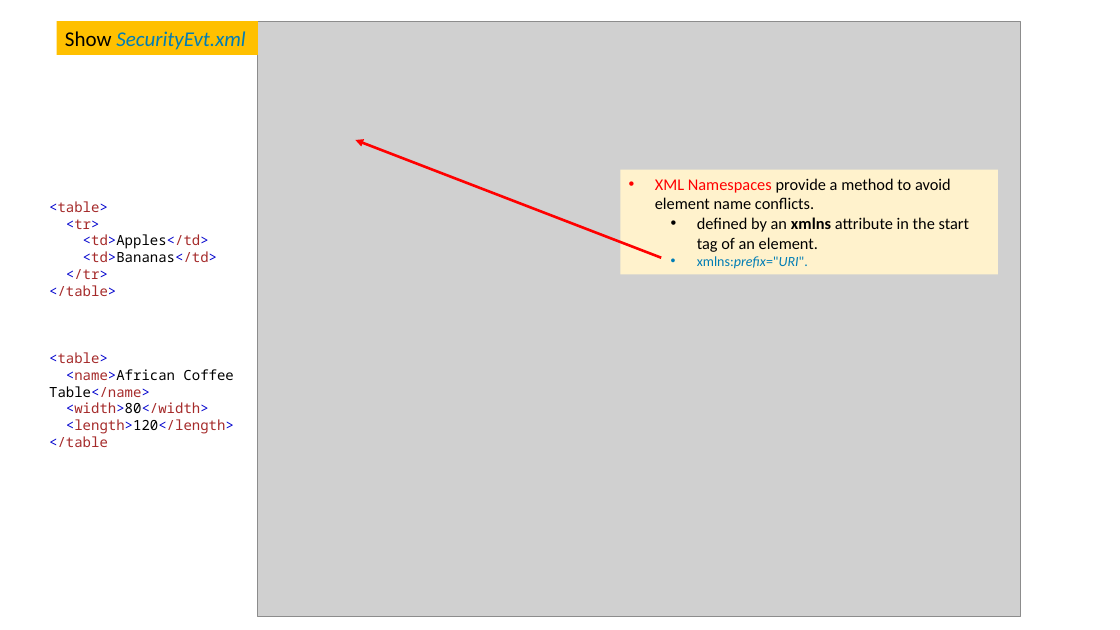
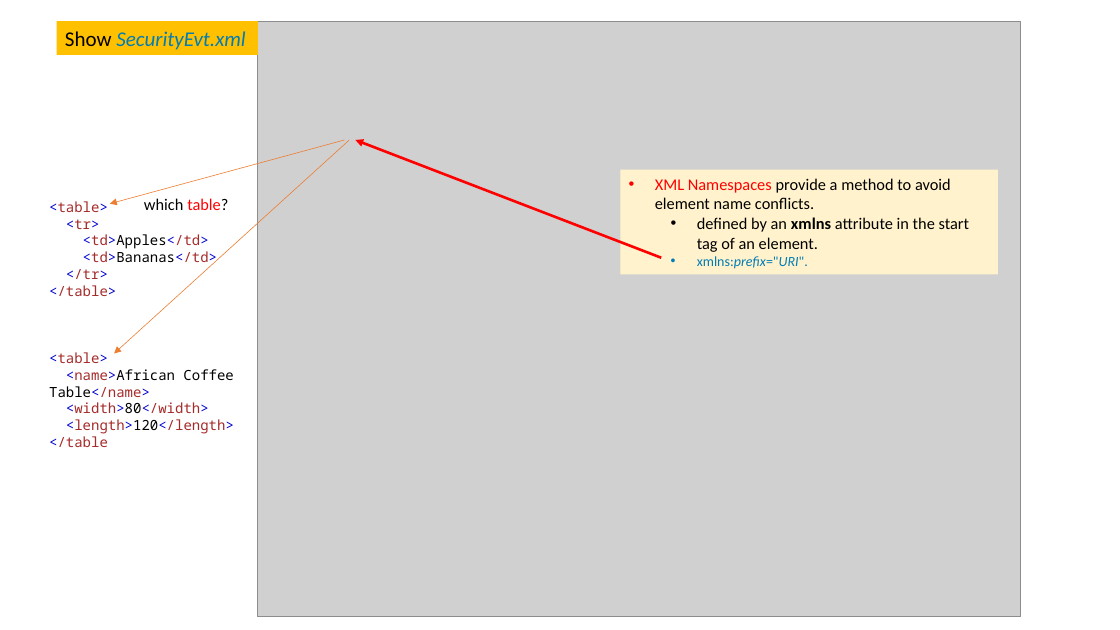
Before and after one commit to frankwxu/digital-forensics-lab, a slide deck: slide 13 of NIST_Data_Leakage_Case/NIST_Data_Leakage_02._WinEvt_XML.pptx (slide 12 before the commit). Drawn at 1120x630 pixels with LibreOffice and Linux fonts; fonts in the diff are those of the drawing; grey boxes stand for pictures; background and template pictures are left out. Boxes give left, top, right and bottom in pixels: in the first picture for what was removed or moved away, otherwise in the second. Text is boxed around its words. In the diff, an @@ line names an element or a change of style, - is before the commit and + after.

```diff
--- a/NIST_Data_Leakage_Case/NIST_Data_Leakage_02._WinEvt_XML.pptx
+++ b/NIST_Data_Leakage_Case/NIST_Data_Leakage_02._WinEvt_XML.pptx
@@ arrow added from (344, 140) to (110, 203), #ED7D31 0.5 pt @@
@@ arrow added from (350, 140) to (114, 354), #ED7D31 0.5 pt @@
@@ text added at <box>144,198,228,210</box>, 14 pt, text #000000 @@
+which table?
```
Also in this commit, not shown: 2 other slides changed, 2 slides added, 1 slide removed, 9 other files.
